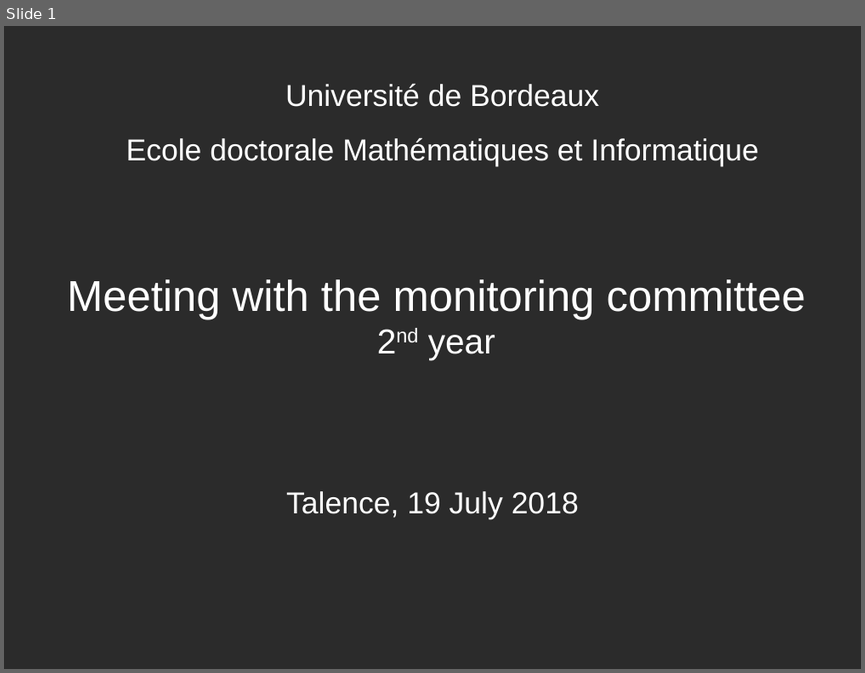
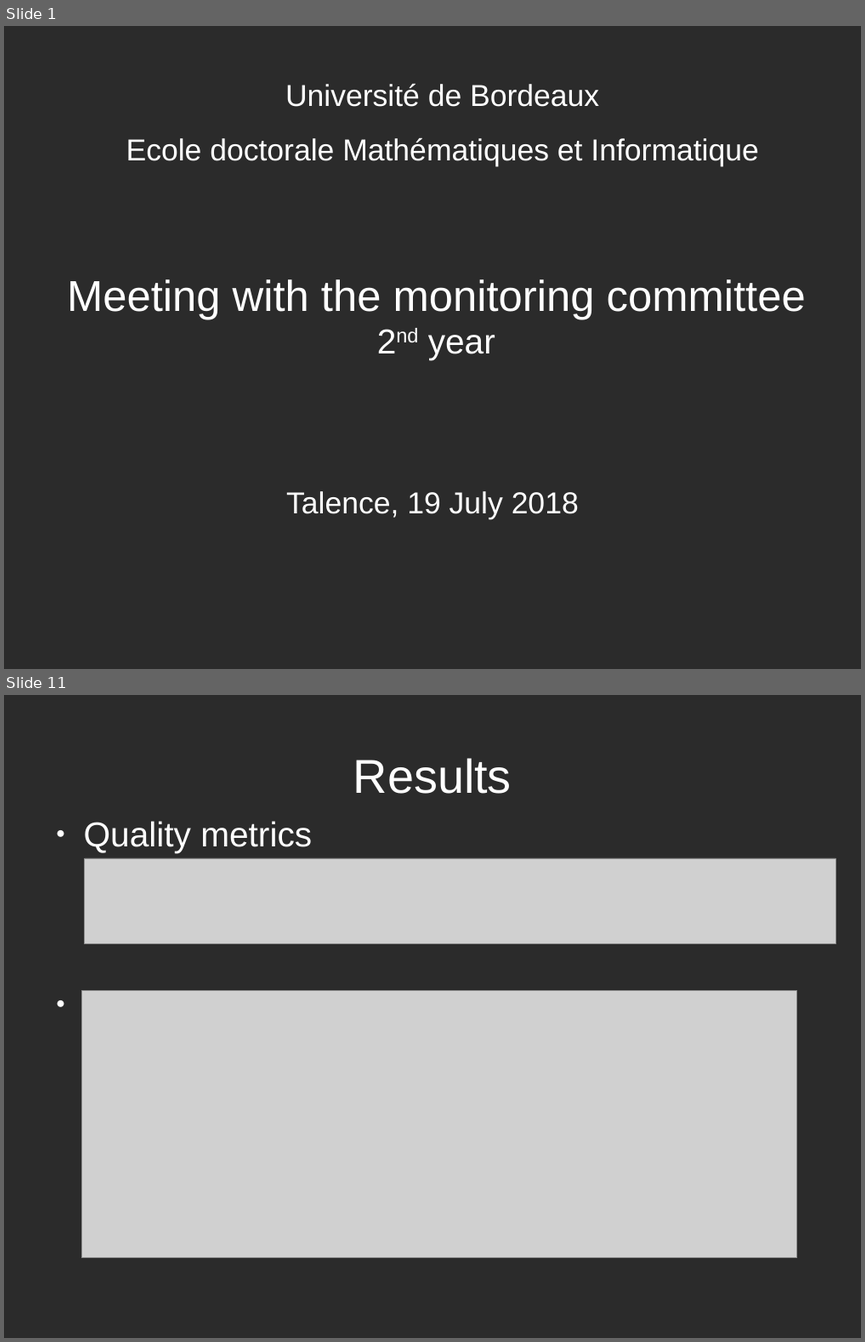
Before and after one commit to linhlevandlu/Presentation, a slide deck: EDMI/comite_suivi/2e anne/comite_suivi_2nd.odp. Shown one above the other, each under a label of ours: slide 1 before the commit, slides 1 and 11 after it; the slides between them are not shown. The pictures are 865x673 and 865x1342 pixels, drawn with LibreOffice and Linux fonts; fonts in the diff are those of the drawing; grey boxes stand for pictures; background and template pictures are left out; a plain dark background stands for a picture behind light text. Boxes give left, top, right and bottom in pixels: in the first picture for what was removed or moved away, otherwise in the second. Text is boxed around its words. In the diff, an @@ line names an element or a change of style, - is before the commit and + after.

```diff
--- a/EDMI/comite_suivi/2e anne/comite_suivi_2nd.odp
+++ b/EDMI/comite_suivi/2e anne/comite_suivi_2nd.odp
@@ slide 11 added at bbox=[4, 695, 861, 1338], background picture (left out) @@
@@ title added at bbox=[353, 758, 511, 794], 44 pt, text #FFFFFF @@
+Results
@@ text added at bbox=[84, 821, 366, 991], 32 pt, text #FFFFFF @@
+● Quality metrics
+● Display on images
@@ picture added at bbox=[85, 858, 836, 944] @@
@@ picture added at bbox=[81, 991, 797, 1258] @@
```
Also in this commit, not shown: 17 other slides added, 3 slides removed, 14 other files.
